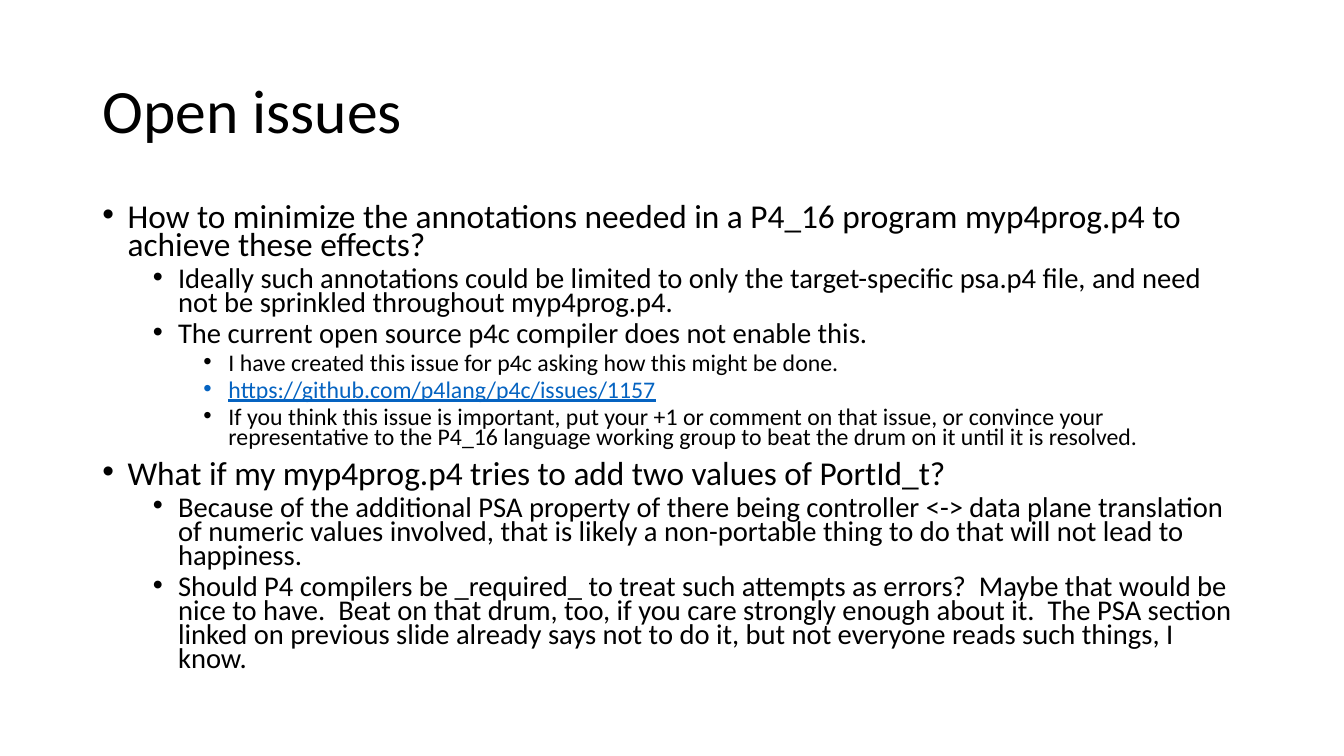
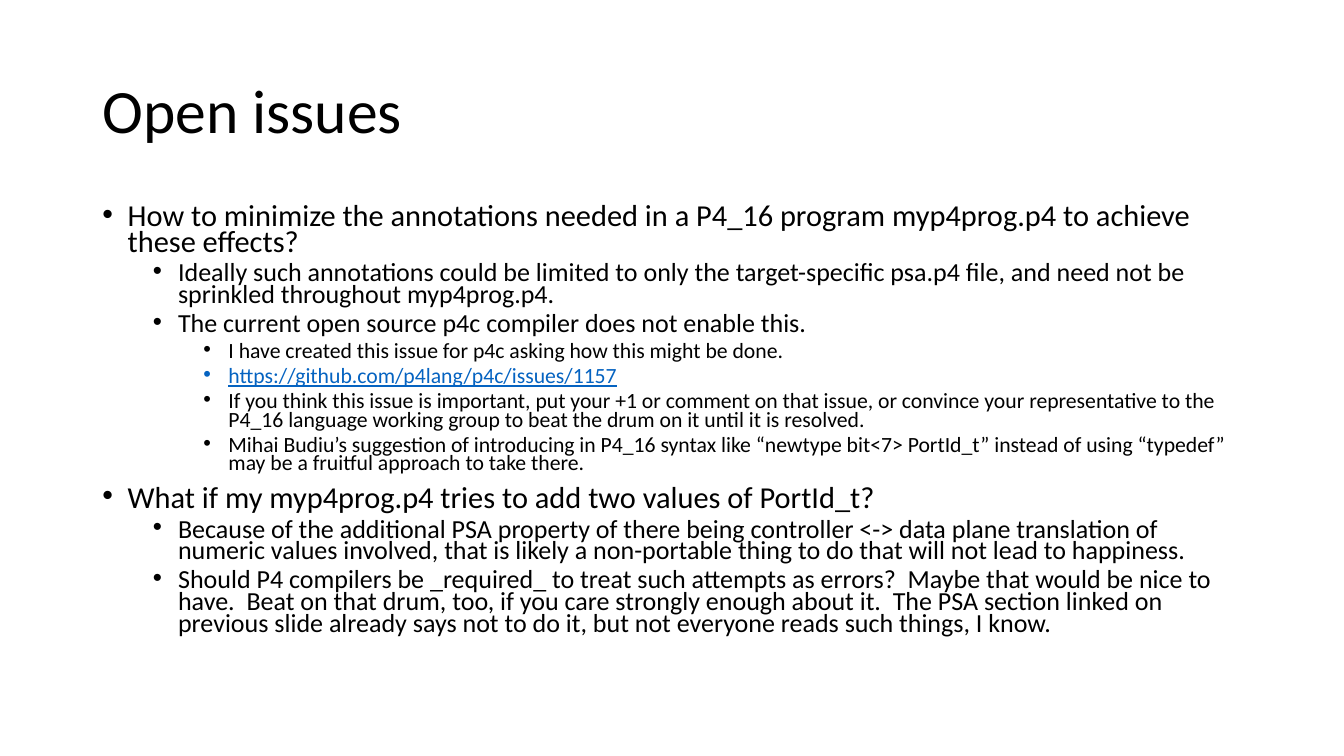
Before and after one commit to jafingerhut/p4-guide, a slide deck: slide 8 of docs/p4runtime-and-psa-target-specific-types.pptx. Drawn at 1344x756 pixels with LibreOffice and Linux fonts; fonts in the diff are those of the drawing. Boxes give left, top, right and bottom in pixels: in the first picture for what was removed or moved away, otherwise in the second. Text is boxed around its words. In the diff, an @@ line names an element or a change of style, - is before the commit and + after.

```diff
--- a/docs/p4runtime-and-psa-target-specific-types.pptx
+++ b/docs/p4runtime-and-psa-target-specific-types.pptx
@@ text at [128, 205, 1214, 637]: size 23.8 to 21.7 pt in "How to minimize the annotations needed in ...", "What if my myp4prog.p4 tries to add ..."; size 20.4 to 18.6 pt in "Ideally such annotations could be limited to ...", "The current open source p4c compiler does ...", "Because of the additional PSA property of ...", "Should P4 compilers be _required_ to treat ..."; size 17 to 15.5 pt in "I have created this issue for p4c ...", "https://github.com/p4lang/p4c/issues/1157", "If you think this issue is important, ..." @@
@@ text at [228, 436, 1225, 474]: paragraph added @@
+    • Mihai Budiu’s suggestion of introducing in P4_16 syntax like “newtype bit<7> PortId_t” instead of using “typedef” may be a fruitful approach to take there.
```
